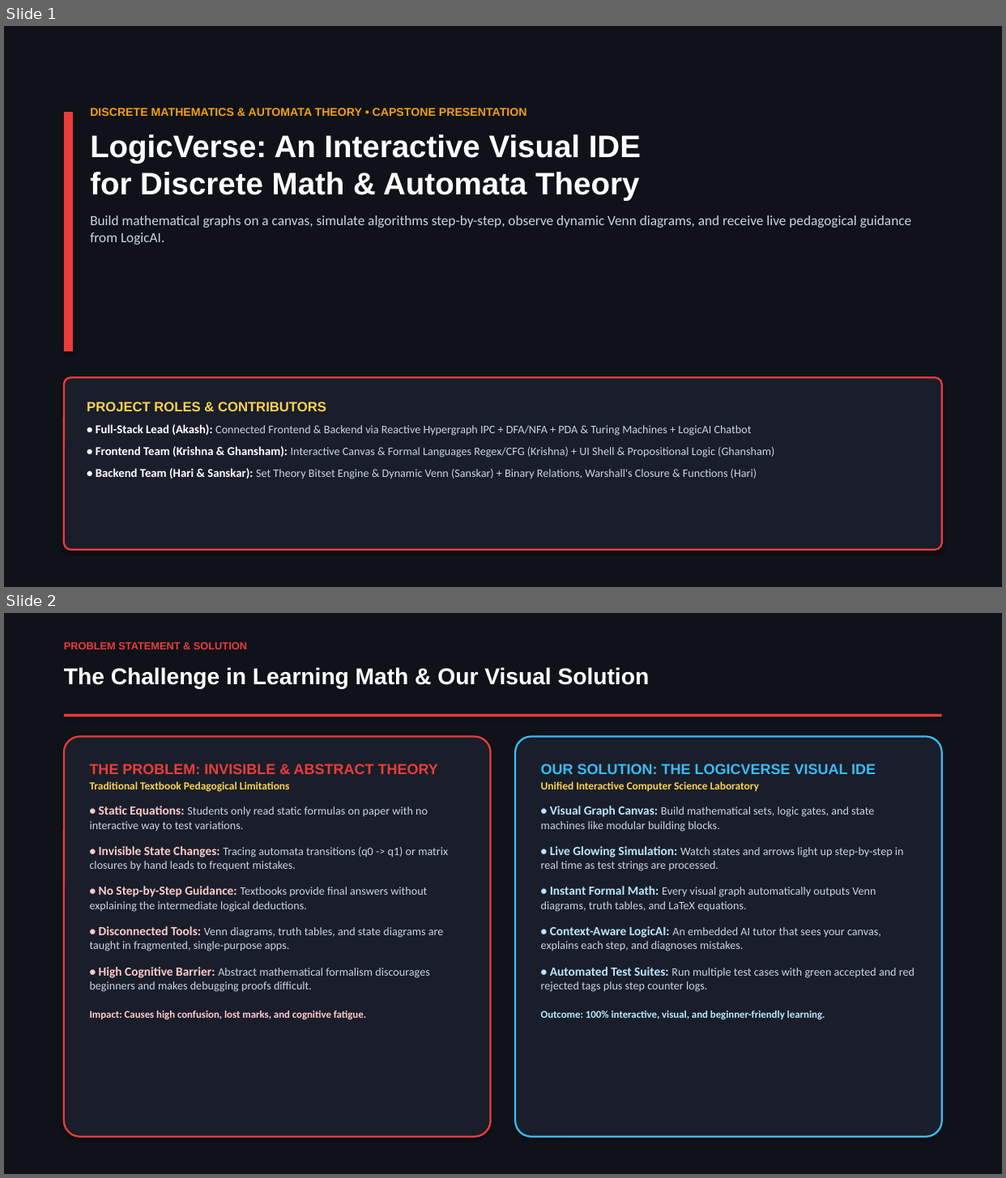
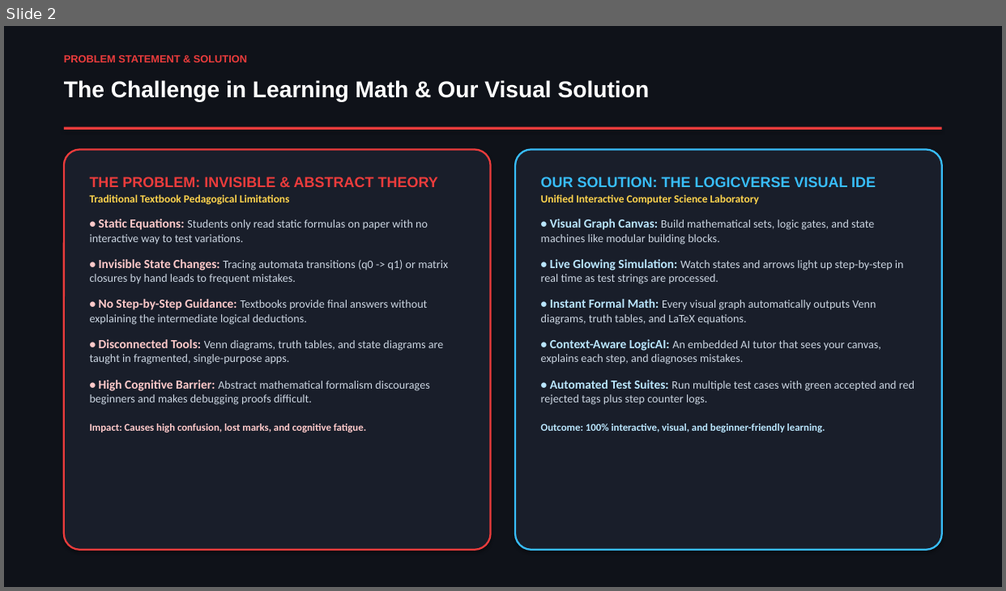
Before and after one commit to akash20065ray-sys/Logic_verse, a slide deck: LogicVerse_Presentation_With_Names.pptx. Shown one above the other, each under a label of ours: slides 1 and 2 before the commit, slide 2 after it. The pictures are 1006x1178 and 1006x591 pixels, drawn with LibreOffice and Linux fonts; fonts in the diff are those of the drawing. Boxes give left, top, right and bottom in pixels: in the first picture for what was removed or moved away, otherwise in the second. Text is boxed around its words. In the diff, an @@ line names an element or a change of style, - is before the commit and + after.

```diff
--- a/LogicVerse_Presentation_With_Names.pptx
+++ b/LogicVerse_Presentation_With_Names.pptx
@@ slide 1 removed at (4, 26, 1002, 587), background #FFFFFF @@
@@ rectangle removed at (4, 26, 1002, 587) @@
@@ rectangle removed at (64, 112, 73, 352) @@
@@ text removed at (90, 108, 911, 245) @@
-DISCRETE MATHEMATICS & AUTOMATA THEORY • CAPSTONE PRESENTATION
-LogicVerse: An Interactive Visual IDE
-for Discrete Math & Automata Theory
-Build mathematical graphs on a canvas, simulate algorithms step-by-step, observe dynamic Venn diagrams, and receive live pedagogical guidance from LogicAI.
@@ rounded rectangle removed at (64, 378, 942, 550) @@
-PROJECT ROLES & CONTRIBUTORS
-• Full-Stack Lead (Akash): Connected Frontend & Backend via Reactive Hypergraph IPC + DFA/NFA + PDA & Turing Machines + LogicAI Chatbot
-• Frontend Team (Krishna & Ghansham): Interactive Canvas & Formal Languages Regex/CFG (Krishna) + UI Shell & Propositional Logic (Ghansham)
-• Backend Team (Hari & Sanskar): Set Theory Bitset Engine & Dynamic Venn (Sanskar) + Binary Relations, Warshall's Closure & Functions (Hari)
```
Also in this commit, not shown: 1 slide added, 5 other files.
